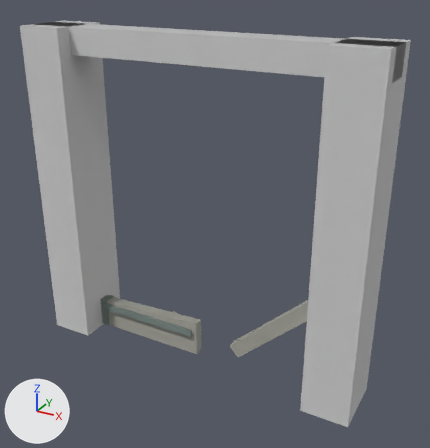
The FBX model entregas/teo-modelado/puerta-via/SM_PuertaVia_v4_Blindada_e2_MuyDanado_LOD1.fbx, before and after one commit.
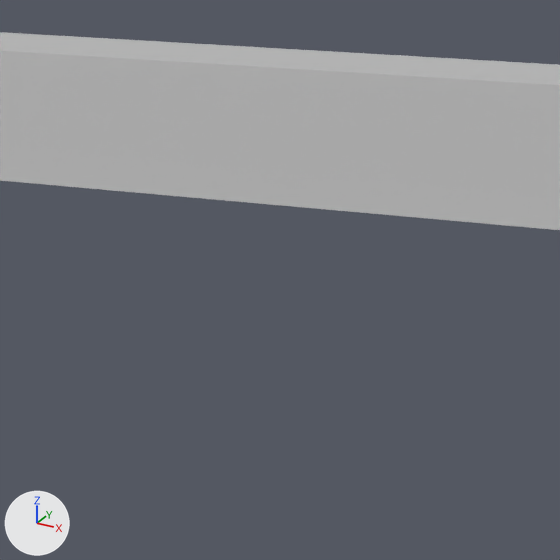
There are two pictures of each version: one whole from a 50 mm lens placed at (5.32, -8.98, 7.57), pointed at (0.24, 0.24, 2.96), one close up on the part from 31% to 61% of the width and 4% to 33% of the height. Every picture has the same lights, and +X, +Y and +Z are marked at lower left. The first two pictures are the older version. Where no turn or scale is listed for an object, it has been applied to the vertices.

The first close-up shows 'SM_puerta_via_v18_LOD1'.
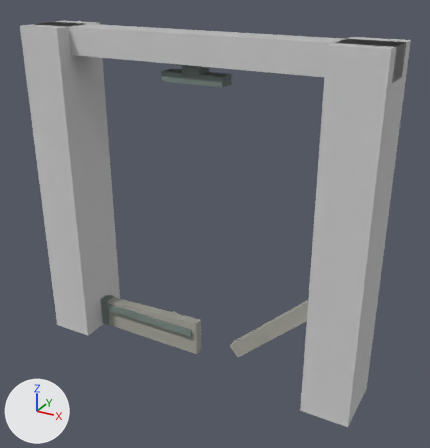
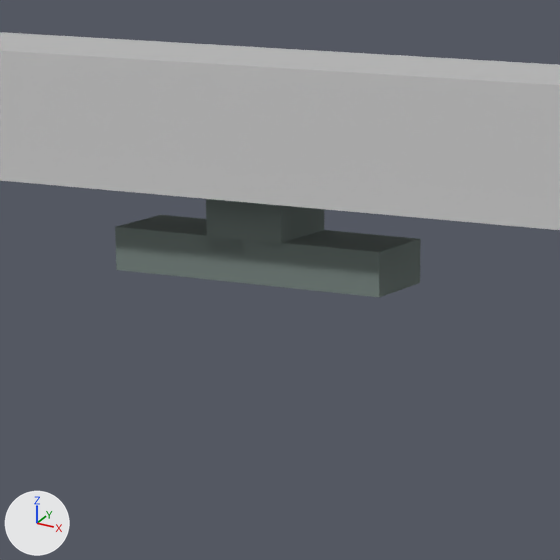
Where the change shows, as pixel boxes (x1, y1, x2, y2) in the close-ups (560 x 560 px):
'SM_puerta_via_v18_LOD1', reshaped
    before: (0, 32, 560, 230)
    after: (0, 32, 560, 297)
part 1 of me_sm_puerta_via_v18_lod1_001, added
    after: (206, 199, 324, 259)
part 2 of me_sm_puerta_via_v18_lod1_001, added
    after: (115, 215, 421, 297)

Patch to the scene script:
```diff
--- a/entregas/teo-modelado/puerta-via/SM_PuertaVia_v4_Blindada_e2_MuyDanado_LOD1.fbx.py
+++ b/entregas/teo-modelado/puerta-via/SM_PuertaVia_v4_Blindada_e2_MuyDanado_LOD1.fbx.py
@@ me_sm_puerta_via_v18_lod1_001 @@
 # used by ob_sm_puerta_via_v18_lod1; location = (0.0, 0.0, 0.0)
-me_sm_puerta_via_v18_lod1_001.from_pydata(...)  # 40 vertices, 30 faces; spans x -3.4..3.4, y -0.6..1.1, z 0.0..6.5
+me_sm_puerta_via_v18_lod1_001.from_pydata(...)  # 56 vertices, 42 faces; spans x -3.4..3.4, y -0.6..1.1, z 0.0..6.5
+# me_sm_puerta_via_v18_lod1_001 part 1: a new loose piece, a box spanning x -0.17..0.17, y -0.17..0.17, z 5.78..6.03, in mat_mat_paleta32 (picture img_t_paleta32_png)
+# me_sm_puerta_via_v18_lod1_001 part 2: a new loose piece, a box spanning x -0.6..0.6, y -0.17..0.17, z 5.66..5.84, in mat_mat_paleta32 (picture img_t_paleta32_png)
 me_sm_puerta_via_v18_lod1_001.materials.append(mat_mat_paleta32)
```
